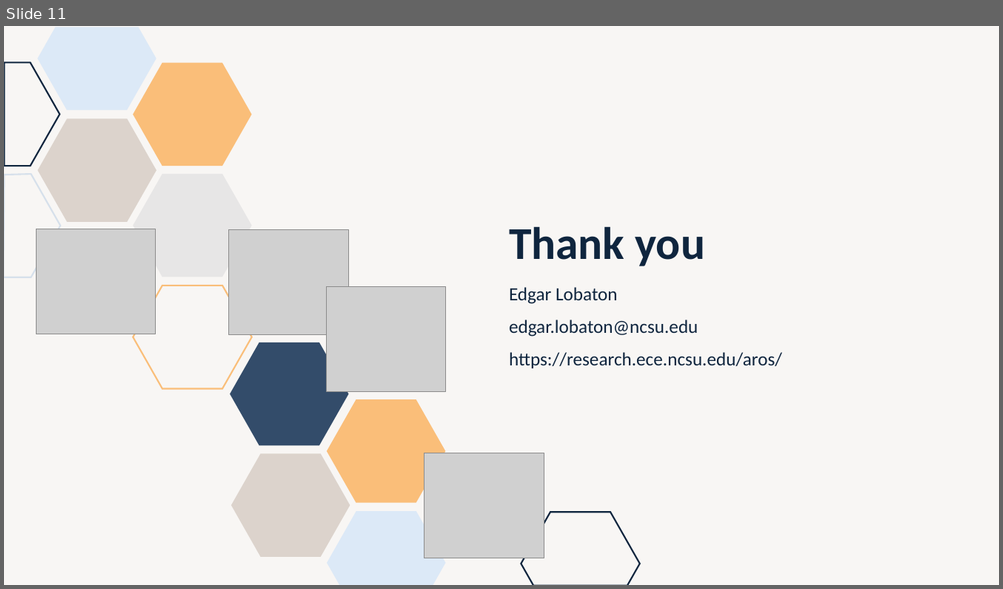
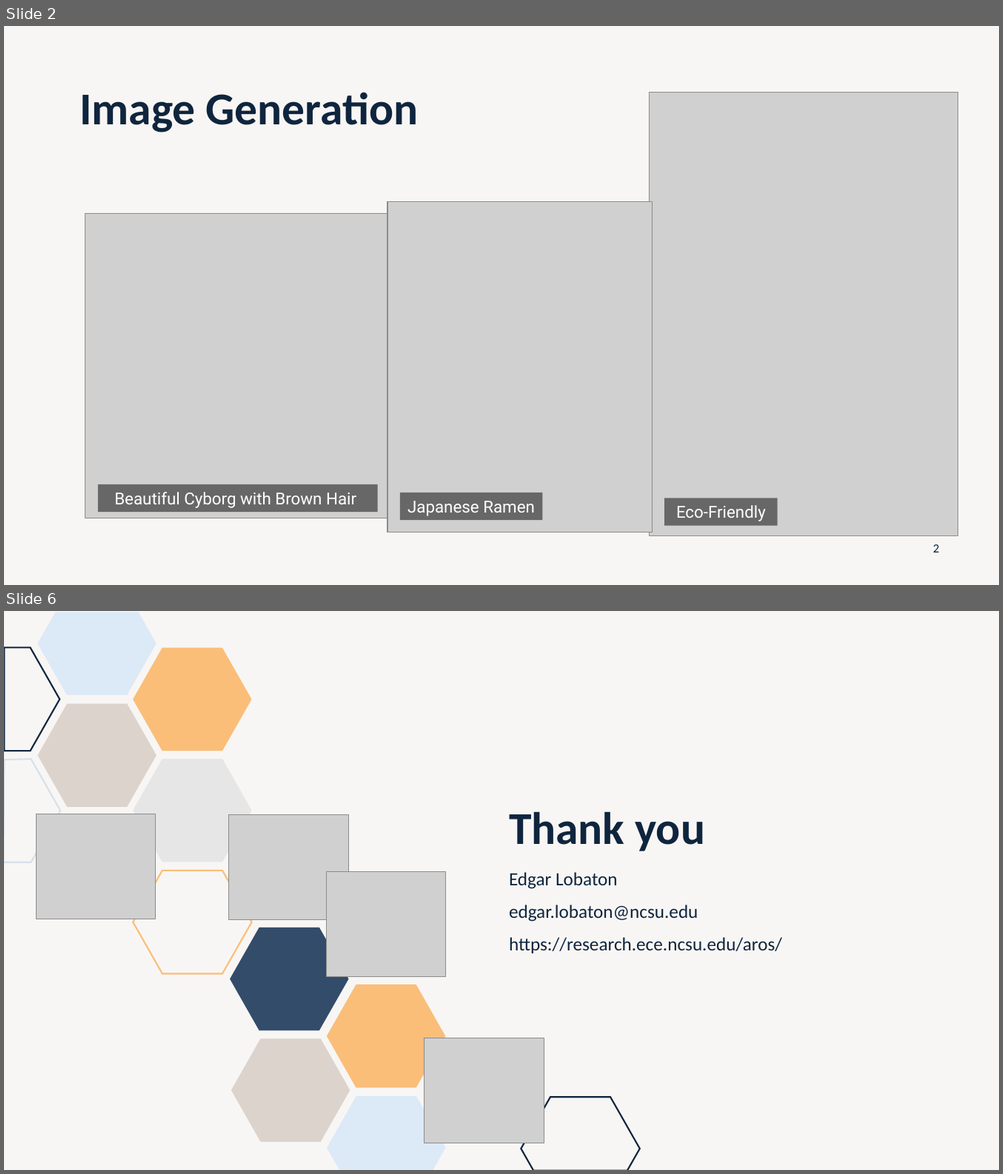
Before and after one commit to lobaton/Deep-Learning-with-Python, a slide deck: Slides/09 - Diffusion Models.pptx. Shown one above the other, each under a label of ours: slide 11 before the commit, slides 2 and 6 after it; the slides between them are not shown. The pictures are 1003x589 and 1003x1174 pixels, drawn with LibreOffice and Linux fonts; fonts in the diff are those of the drawing; grey boxes stand for pictures. Boxes give left, top, right and bottom in pixels: in the first picture for what was removed or moved away, otherwise in the second. Text is boxed around its words. In the diff, an @@ line names an element or a change of style, - is before the commit and + after.

```diff
--- a/Slides/09 - Diffusion Models.pptx
+++ b/Slides/09 - Diffusion Models.pptx
@@ slide 2 added at <box>4,26,999,585</box>, background #DCD3CC at 20% opacity @@
@@ title added at <box>79,92,418,133</box>, 44 pt, text #0F253E, bold @@
+Image Generation
@@ picture added at <box>649,93,959,537</box> @@
@@ picture added at <box>387,202,652,534</box> @@
@@ picture added at <box>85,214,390,518</box> @@
@@ rectangle added at <box>98,485,378,512</box>, fill #000000 at 50% opacity, 16 pt, text #FFFFFF @@
+Beautiful Cyborg with Brown Hair
@@ rectangle added at <box>400,493,543,520</box>, fill #000000 at 50% opacity, 16 pt, text #FFFFFF @@
+Japanese Ramen
@@ rectangle added at <box>664,498,777,526</box>, fill #000000 at 50% opacity, 16 pt, text #FFFFFF @@
+Eco-Friendly
@@ page number added at <box>933,545,939,553</box>, 12 pt, text #0F253E @@
+2
@@ what was slide 11 is now slide 6 @@
```
Also in this commit, not shown: 1 slide changed, 3 other slides added, 9 slides removed.
